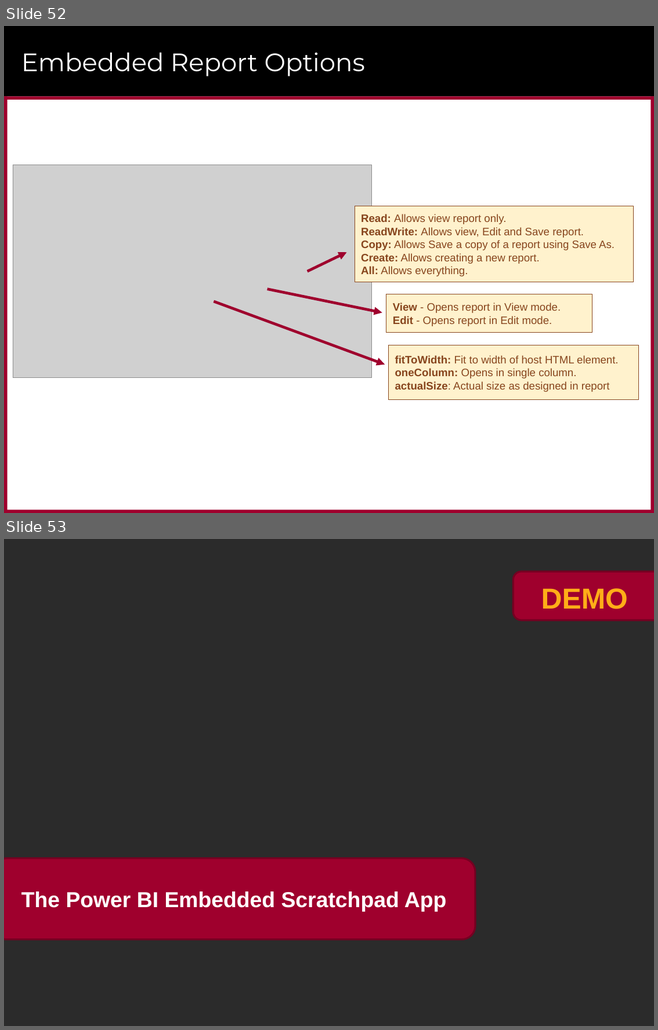
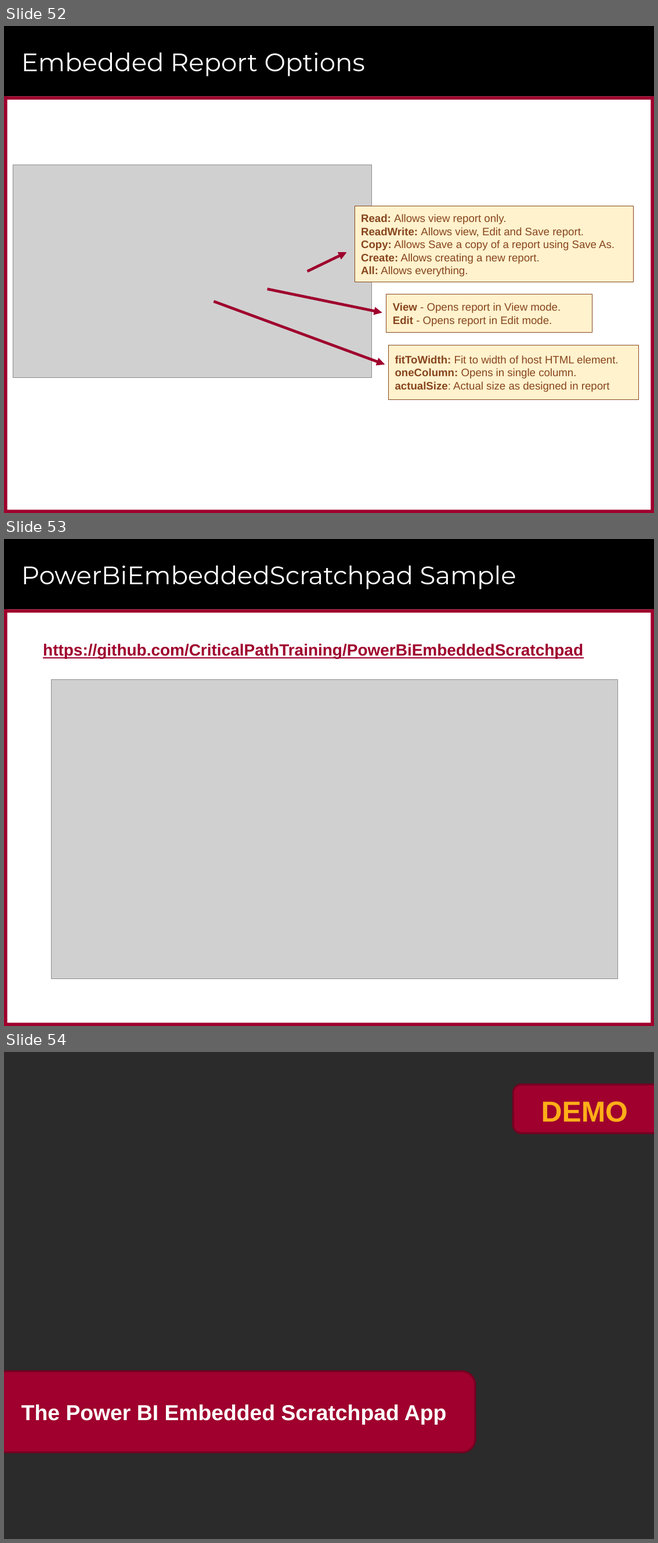
Before and after one commit to CriticalPathTraining/PowerBiEmbedded, a slide deck: Power BI Embedded - April 2018 - Summit in Dublin .pptx. Shown one above the other, each under a label of ours: slides 52 and 53 before the commit, slides 52, 53 and 54 after it. The pictures are 658x1030 and 658x1543 pixels, drawn with LibreOffice and Linux fonts; fonts in the diff are those of the drawing; grey boxes stand for pictures; background and template pictures are left out; a plain dark background stands for a picture behind light text. Boxes give left, top, right and bottom in pixels: in the first picture for what was removed or moved away, otherwise in the second. Text is boxed around its words. In the diff, an @@ line names an element or a change of style, - is before the commit and + after.

```diff
--- a/Power BI Embedded - April 2018 - Summit in Dublin .pptx
+++ b/Power BI Embedded - April 2018 - Summit in Dublin .pptx
@@ slide 53 added at <box>4,539,654,1026</box>, background #FFFFFF; not listed: 5 template elements that a slide beside it also shows @@
@@ title added at <box>21,565,516,589</box>, 28 pt, text #FFFFFF @@
+PowerBiEmbeddedScratchpad Sample
@@ text added at <box>43,643,583,658</box>, 18 pt, text #9F002D, bold, underline @@
+https://github.com/CriticalPathTraining/PowerBiEmbeddedScratchpad
@@ picture added at <box>51,680,617,979</box> @@
@@ what was slide 53 is now slide 54 @@
```
Also in this commit, not shown: 2 slides changed.
